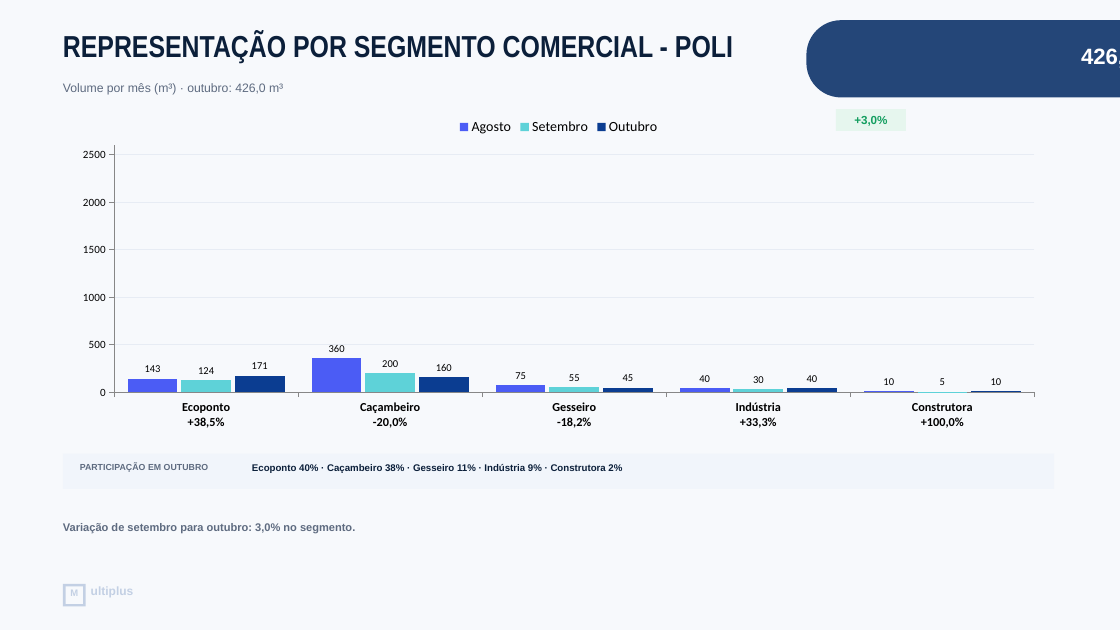
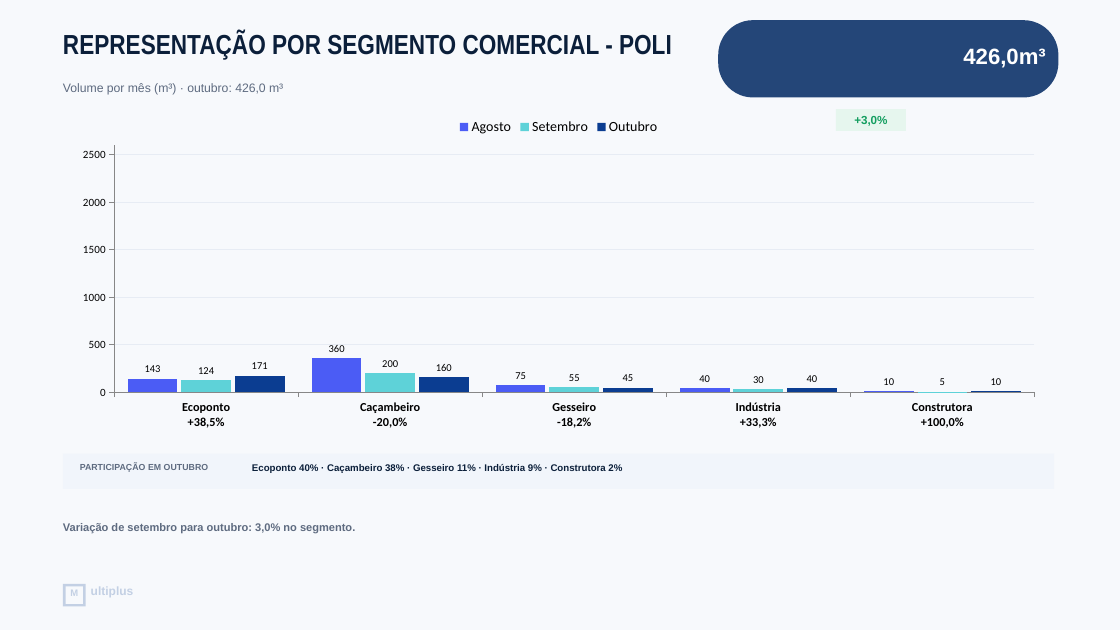
Before and after one commit to philippbrmultiplus-rgb/multiplus-crm, a slide deck: slide 5 of public/apresentacao-paulinia-outubro-2026.pptx. Drawn at 1120x630 pixels with LibreOffice and Linux fonts; fonts in the diff are those of the drawing. Boxes give left, top, right and bottom in pixels: in the first picture for what was removed or moved away, otherwise in the second. Text is boxed around its words. In the diff, an @@ line names an element or a change of style, - is before the commit and + after.

```diff
--- a/public/apresentacao-paulinia-outubro-2026.pptx
+++ b/public/apresentacao-paulinia-outubro-2026.pptx
@@ text "REPRESENTAÇÃO POR SEGMENTO COMERCIAL - ..." at (x1=63, y1=32, x2=672, y2=59): size 26 to 23.6 pt @@
@@ rounded rectangle resized from (x1=807, y1=20, x2=1120, y2=97) to (x1=718, y1=20, x2=1059, y2=97) @@
@@ text "426,0m³" rewrapped from (x1=1081, y1=48, x2=1120, y2=68) to (x1=963, y1=48, x2=1045, y2=68) @@
```
Also in this commit, not shown: 10 other slides changed, 2 slides added, 6 slides removed.
